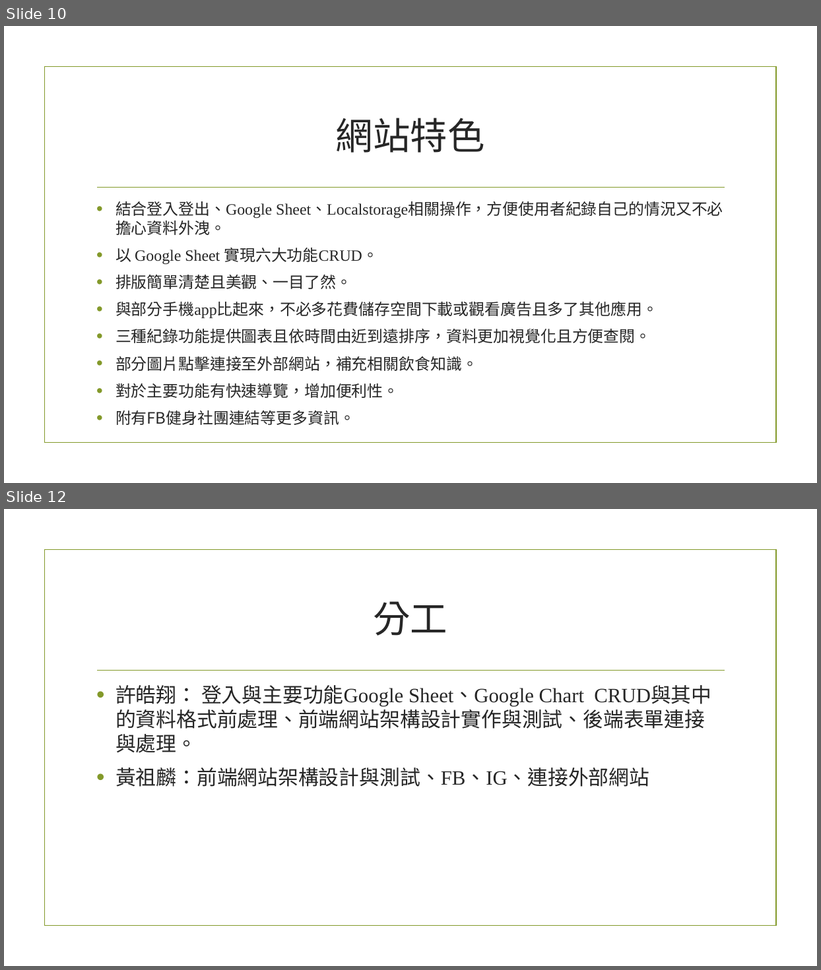
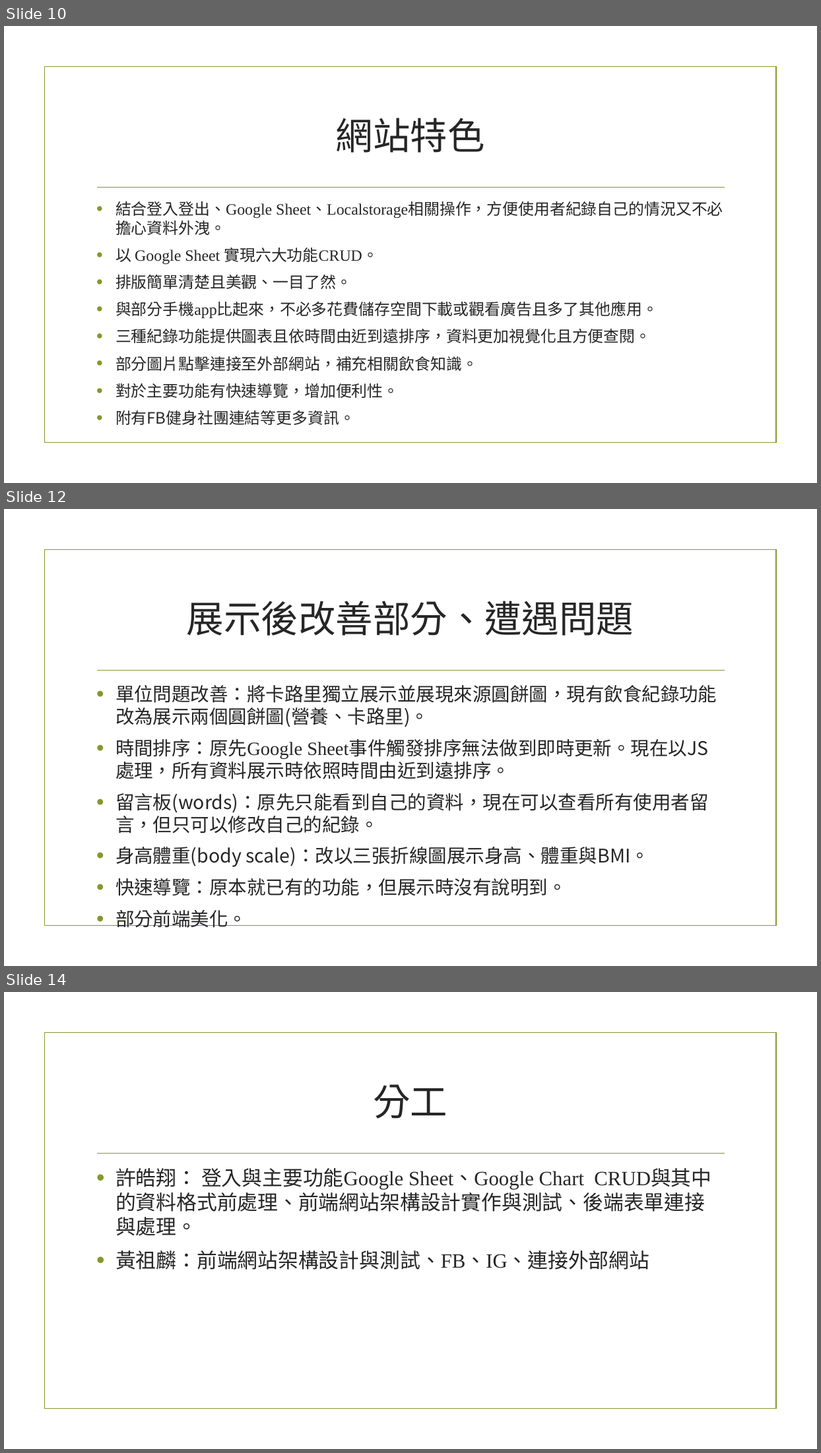
Before and after one commit to 00757039/NoFoodNoLife, a slide deck: 網站說明.pptx. Shown one above the other, each under a label of ours: slides 10 and 12 before the commit, slides 10, 12 and 14 after it; the slides between them are not shown. The pictures are 821x970 and 821x1453 pixels, drawn with LibreOffice and Linux fonts; fonts in the diff are those of the drawing; background and template pictures are left out. Boxes give left, top, right and bottom in pixels: in the first picture for what was removed or moved away, otherwise in the second. Text is boxed around its words. In the diff, an @@ line names an element or a change of style, - is before the commit and + after.

```diff
--- a/網站說明.pptx
+++ b/網站說明.pptx
@@ slide 12 added at (4, 509, 817, 966), background picture (left out); not listed: 2 template elements that a slide beside it also shows @@
@@ title added at (187, 601, 634, 636), 44 pt, text #262626 @@
+展示後改善部分、遭遇問題
@@ text added at (116, 685, 717, 896), 22.2 pt, text #262626 @@
+• 單位問題改善：將卡路里獨立展示並展現來源圓餅圖，現有飲食紀錄功能改為展示兩個圓餅圖(營養、卡路里)。
+• 時間排序：原先Google Sheet事件觸發排序無法做到即時更新。現在以JS處理，所有資料展示時依照時間由近到遠排序。
+• 留言板(words)：原先只能看到自己的資料，現在可以查看所有使用者留言，但只可以修改自己的紀錄。
+• 身高體重(body scale)：改以三張折線圖展示身高、體重與BMI。
+• 快速導覽：原本就已有的功能，但展示時沒有說明到。
+• 部分前端美化。
@@ what was slide 12 is now slide 14 @@
```
Also in this commit, not shown: 1 slide changed, 2 other slides added.
